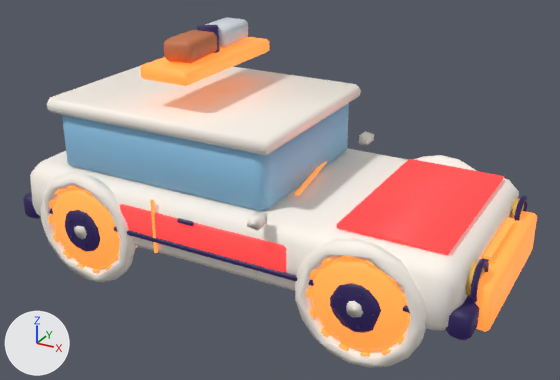
The glTF model public/models/lod/police_car.glb: old version first, new version second.
Before and after are seen from a camera (50 mm lens) standing at (3.26, -5.7, 3.58) and looking at (0.16, -0.05, 0.76). Every picture has the same lights, and +X, +Y and +Z are marked at lower left. The older version comes first. Where no turn or scale is listed for an object, it has been applied to the vertices. Vertices at exactly the same position are counted once.

In view in the first picture: 'beacon.011', 'police_car.004'.
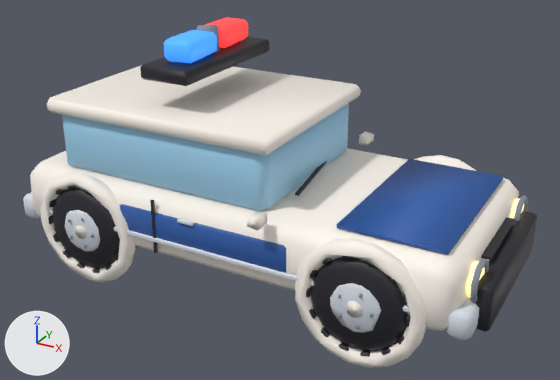
What differs and where, as boxes (x1, y1, x2, y2) in the pictures (560 x 380 px; the box of a moved part takes in the faces that stretch with it):
part 1 of me_beacon_011, surface changed: (164, 17, 248, 63) in both
part 2 of me_police_car_004, moved or reshaped: (67, 218, 439, 330) in both
part 3 of me_police_car_004, surface changed: (23, 37, 537, 361) in both

Patch to the scene script:
```diff
--- a/public/models/lod/police_car.glb.py
+++ b/public/models/lod/police_car.glb.py
@@ me_beacon_011 @@
 me_beacon_011.from_pydata(...)  # 128 vertices, 244 faces; spans x -0.178..0.178, y -0.549..0.549, z -0.12..0.12
 # used by ob_beacon_011; location = (-0.6, 0.0, 2.04)
+# me_beacon_011 part 1: texture (UV) coordinates of 244 of 244 faces, centred in x -0.175..0.175, y -0.546..0.546, z -0.116..0.116, changed; they spanned u 0.19..0.69, v 0.13..0.38 and now span u 0.19..0.69, v 0.3..0.5
 me_beacon_011.materials.append(mat_toy)
@@ me_police_car_004 @@
 me_police_car_004.from_pydata(...)  # 3179 vertices, 5882 faces; spans x -2.26..2.26, y -1.13..1.13, z -1.03..1.03
 # used by ob_police_car_004; location = (0.019, 0.0, 0.909)
+# me_police_car_004 part 2
+# 55 vertices are removed from x -1.5..1.88, y -1.09..1.09, z -0.64..-0.33
+# 119 faces are deleted
+# 7 vertices move from x -1.48..1.35, y -1.09..1.08, z -0.59..-0.34 to x -1.48..1.36, y -1.09..1.08, z -0.57..-0.33
+# 62 vertices are added at x -1.5..1.49, y -1.09..1.09, z -0.64..-0.33
+# 129 new faces join them
+# me_police_car_004 part 3: 5745 kept faces spanning x -2.26..2.26, y -1.13..1.13, z -1.03..1.03 get new texture (UV) coordinates
 me_police_car_004.materials.append(mat_toy)
```
